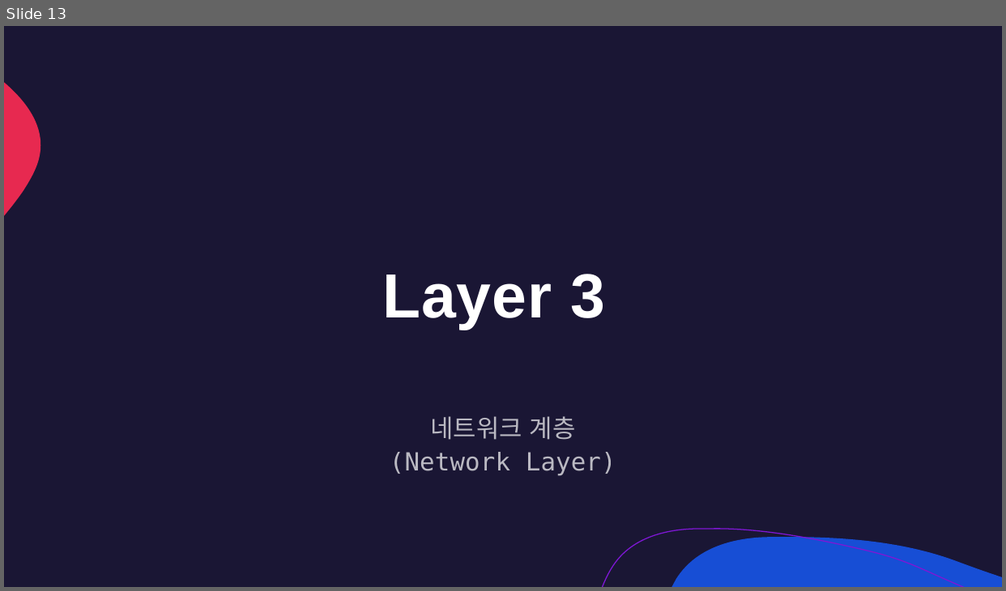
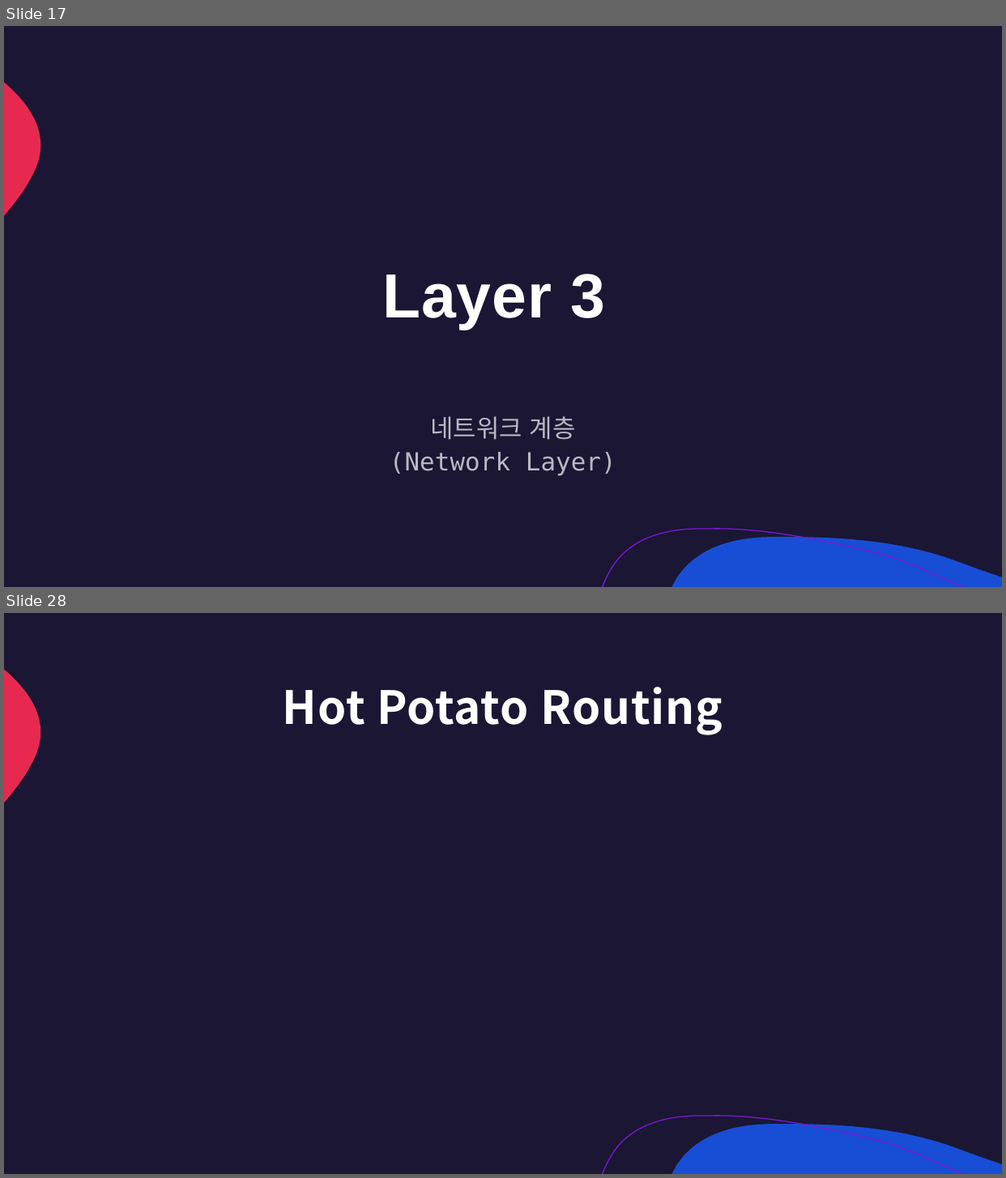
Before and after one commit to lumen4723/2024_network, a slide deck: 2.pptx. Shown one above the other, each under a label of ours: slide 13 before the commit, slides 17 and 28 after it; the slides between them are not shown. The pictures are 1006x591 and 1006x1178 pixels, drawn with LibreOffice and Linux fonts; fonts in the diff are those of the drawing. Boxes give left, top, right and bottom in pixels: in the first picture for what was removed or moved away, otherwise in the second. Text is boxed around its words. In the diff, an @@ line names an element or a change of style, - is before the commit and + after.

```diff
--- a/2.pptx
+++ b/2.pptx
@@ slide 28 added at (4,613,1002,1174), background #1A1634; not listed: 3 template elements that a slide beside it also shows @@
@@ title added at (283,687,722,735), 44 pt, text #FFFFFF, bold @@
+Hot Potato Routing
@@ what was slide 13 is now slide 17 @@
```
Also in this commit, not shown: 3 slides changed, 15 other slides added, 2 slides removed, 1 other file.
